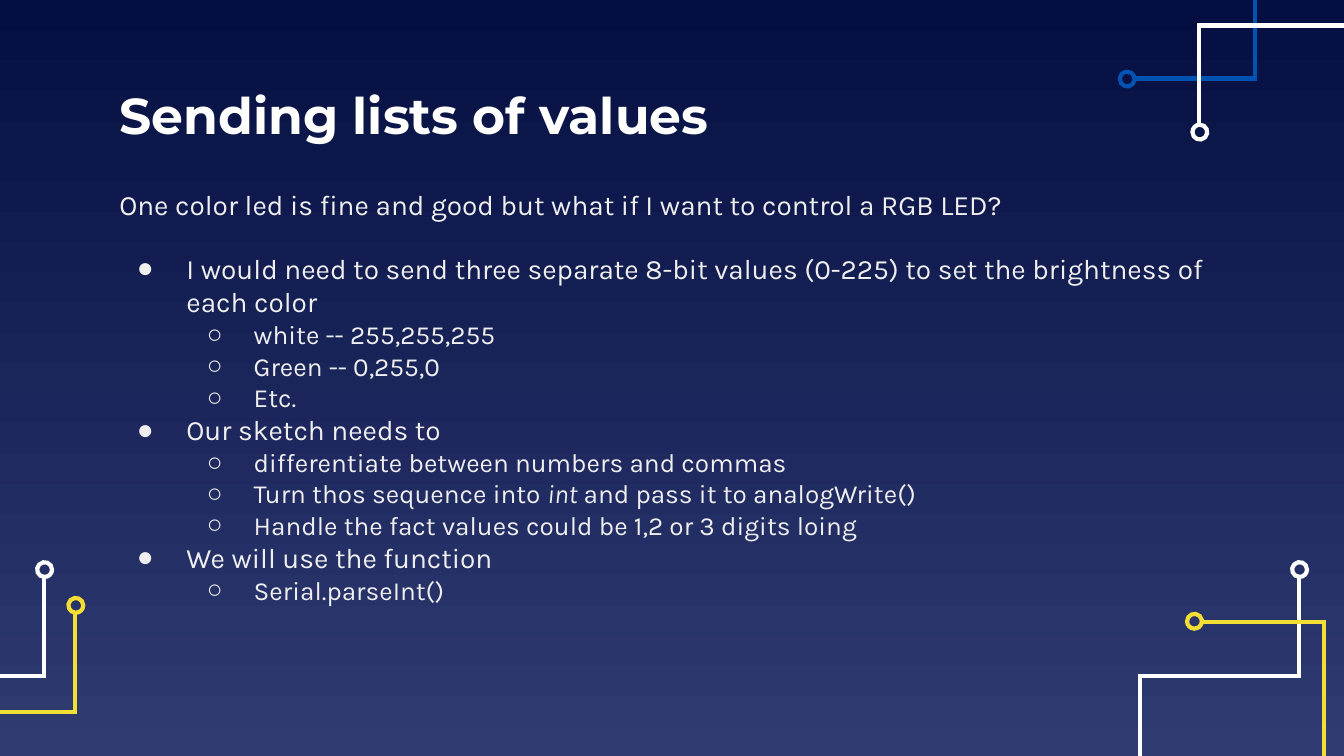
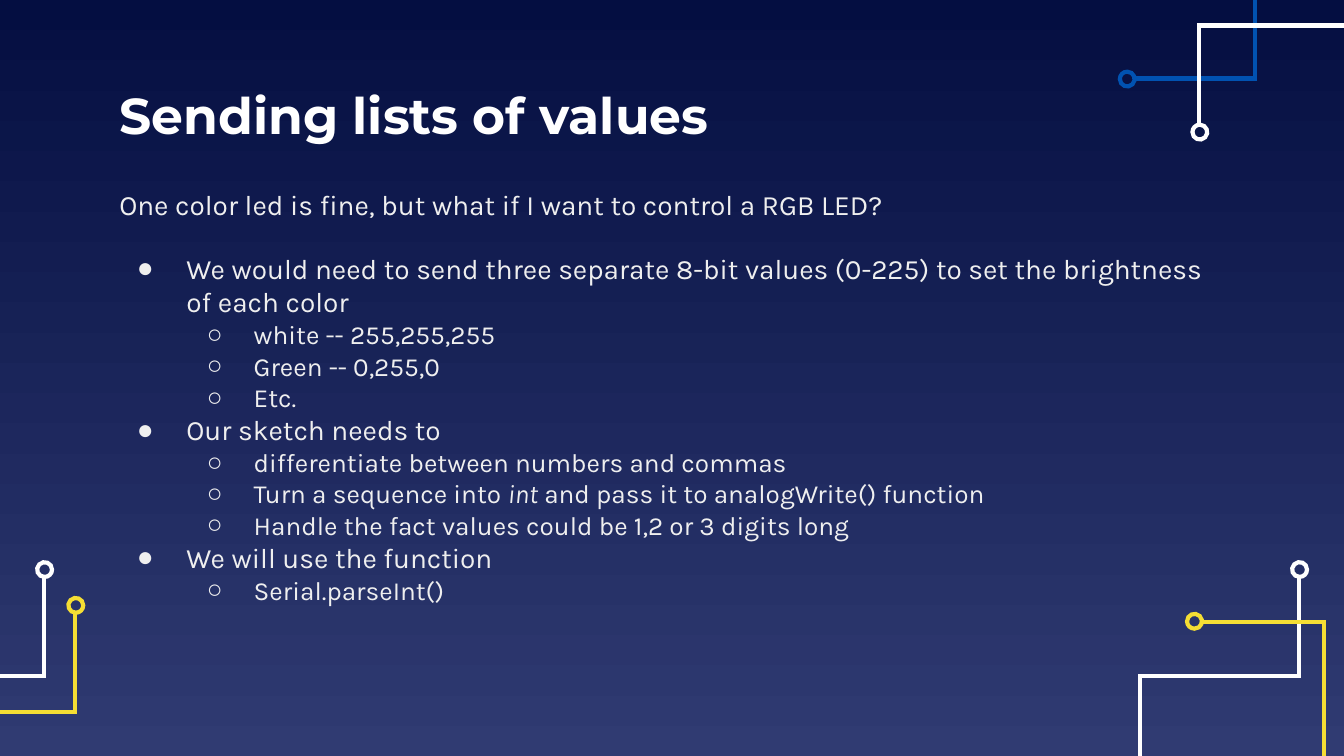
Before and after one commit to EELabMan/Arduino-4-Serial-Communications, a slide deck: slide 19 of Arduino Workshop 4 Serial Communication.pptx (slide 22 before the commit). Drawn at 1344x756 pixels with LibreOffice and Linux fonts; fonts in the diff are those of the drawing. Boxes give left, top, right and bottom in pixels: in the first picture for what was removed or moved away, otherwise in the second. Text is boxed around its words. In the diff, an @@ line names an element or a change of style, - is before the commit and + after.

```diff
--- a/Arduino Workshop 4 Serial Communication.pptx
+++ b/Arduino Workshop 4 Serial Communication.pptx
@@ text at box(119, 195, 1202, 313): text changed @@
-One color led is fine and good but what if I want to control a RGB LED?
-● I would need to send three separate 8-bit values (0-225) to set the brightness of each color
+One color led is fine, but what if I want to control a RGB LED?
+● We would need to send three separate 8-bit values (0-225) to set the brightness of each color
@@ text at box(254, 484, 985, 541): text changed @@
-  ○ Turn thos sequence into int and pass it to analogWrite()
-  ○ Handle the fact values could be 1,2 or 3 digits loing
+  ○ Turn a sequence into int and pass it to analogWrite() function
+  ○ Handle the fact values could be 1,2 or 3 digits long
```
Also in this commit, not shown: 22 other slides changed, 1 slide added, 7 slides removed.
